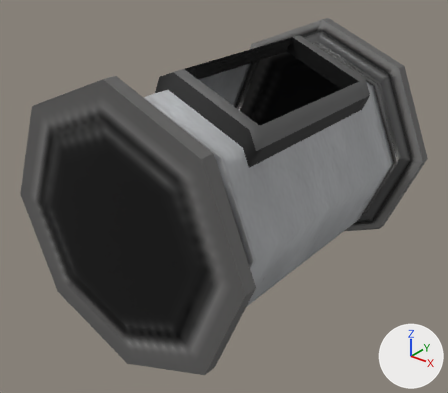
The glTF model startup/pkg/vaststars.resources/glb/pipe/pipe_Io.glb as it was, and as the next commit left it.
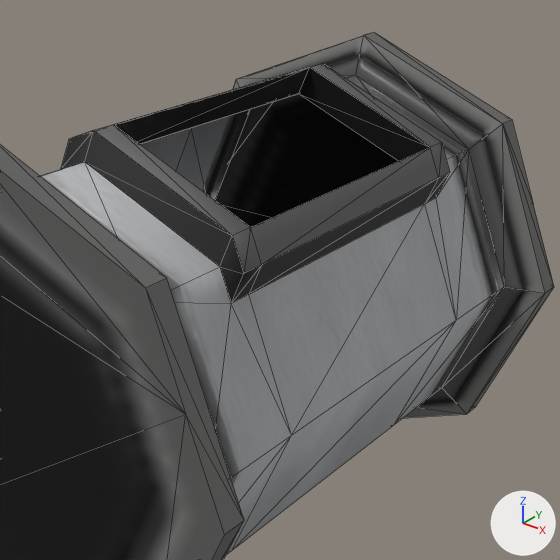
Each version is shown whole from a 50 mm camera at (10.71, -14.03, 11.78) aimed at (-0.13, -0.47, 3.38), then close up on the part from 27% to 96% of the width and 0% to 79% of the height. The axes (+X, +Y, +Z) are drawn at lower right. The lights are the same throughout. The close-ups show mesh edges as thin lines. Where no turn or scale is listed for an object, it has been applied to the vertices.

Objects in the first close-up: 'zhuti.II.016'.
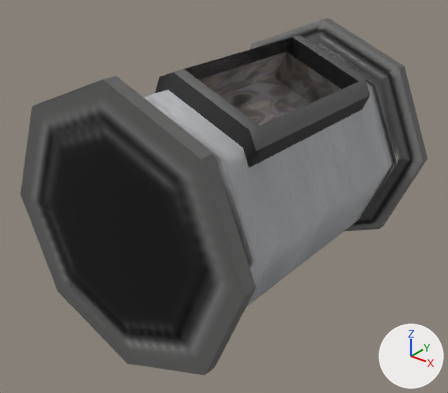
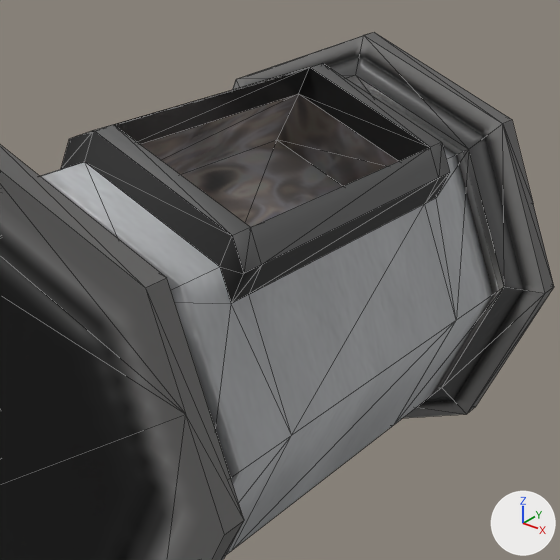
Changed parts and their boxes [x1, y1, x2, y2] in the close-ups (560 x 560 px):
'zhuti.II.017', added
    after: [140, 94, 399, 227]

What changed in the scene script:
```text
Add img_pipe_watar_color:
    img_pipe_watar_color = load_image('pipe_watar_color', '_unpacked/pipe_watar_color', 256, 512, 'sRGB')
Add img_pipe_watar_normal:
    img_pipe_watar_normal = load_image('pipe_watar_normal', '_unpacked/pipe_watar_normal', 256, 512, 'Non-Color')
Add mat_material:
    mat_material = bpy.data.materials.new('Material')
    # uses the picture img_pipe_watar_color
    # uses the picture img_pipe_watar_normal
Add me_zhuti_025:
    me_zhuti_025.from_pydata(...)  # 8 vertices, 10 faces; spans x -1.21..2.39, y -3.66..3.66, z 4.65..7.35
    me_zhuti_025.materials.append(mat_material)
Add ob_zhuti_ii_017:
    ob_zhuti_ii_017 = bpy.data.objects.new('zhuti.II.017', me_zhuti_025)
    ob_zhuti_ii_017.location = (0.0, 0.0, 0.0)
```
